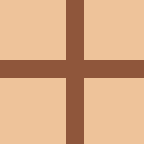
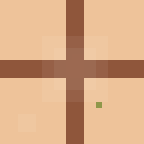
Revision of a layered (144, 144) image; what changed, layer by layer:
painted on "grid" over [18, 36, 108, 132]
